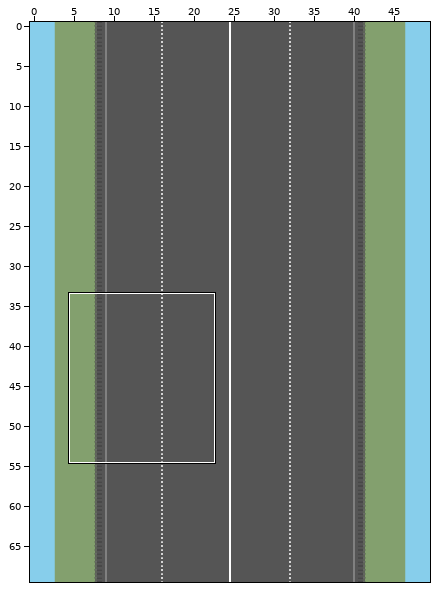
Tiled map -- SAE_DEV/SAE_DEV/Content/mapJour.tmx. Above: a wide view before the commit, with the close-up outlined.
Close-up. First the earlier version:
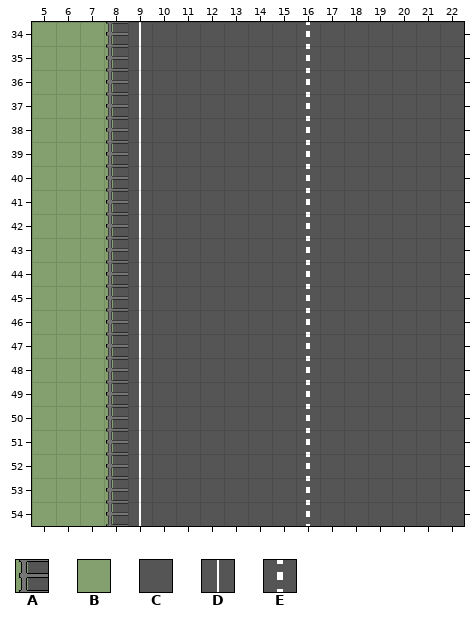
Cells are 32x32 px. Shown: x 5..22, y 34..54. The commit also changed other parts of the map, which this record leaves out.
Key: from "Barrieres": A 0; from "Decor": B 3; from "Route": C 0, D 3, E 4.
_ is an empty cell.
Layer "Calque de Tuiles 1" before, first column x 5:
34 BBBADCCCCCCECCCCCC
35 BBBADCCCCCCECCCCCC
36 BBBADCCCCCCECCCCCC
37 BBBADCCCCCCECCCCCC
38 BBBADCCCCCCECCCCCC
39 BBBADCCCCCCECCCCCC
40 BBBADCCCCCCECCCCCC
41 BBBADCCCCCCECCCCCC
42 BBBADCCCCCCECCCCCC
43 BBBADCCCCCCECCCCCC
44 BBBADCCCCCCECCCCCC
45 BBBADCCCCCCECCCCCC
46 BBBADCCCCCCECCCCCC
47 BBBADCCCCCCECCCCCC
48 BBBADCCCCCCECCCCCC
49 BBBADCCCCCCECCCCCC
50 BBBADCCCCCCECCCCCC
51 BBBADCCCCCCECCCCCC
52 BBBADCCCCCCECCCCCC
53 BBBADCCCCCCECCCCCC
54 BBBADCCCCCCECCCCCC
And afterwards:
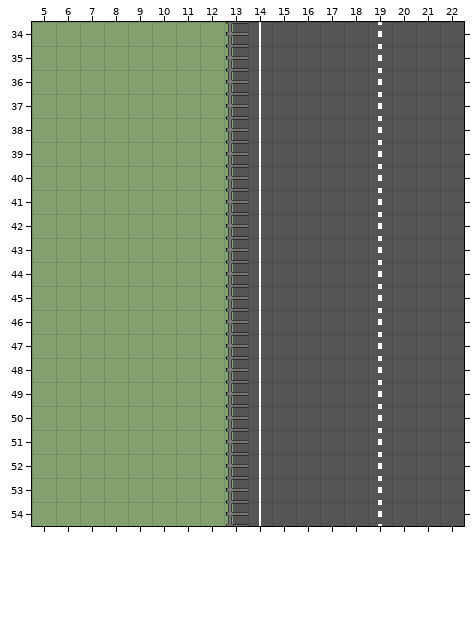
What changed:
Changed rows in their new state; . is an unchanged cell.
Layer "Calque de Tuiles 1":
first column x 8:
34 BBBBBAD.C..E
35 BBBBBAD.C..E
36 BBBBBAD.C..E
37 BBBBBAD.C..E
38 BBBBBAD.C..E
39 BBBBBAD.C..E
40 BBBBBAD.C..E
41 BBBBBAD.C..E
42 BBBBBAD.C..E
43 BBBBBAD.C..E
44 BBBBBAD.C..E
45 BBBBBAD.C..E
46 BBBBBAD.C..E
47 BBBBBAD.C..E
48 BBBBBAD.C..E
49 BBBBBAD.C..E
50 BBBBBAD.C..E
51 BBBBBAD.C..E
52 BBBBBAD.C..E
53 BBBBBAD.C..E
54 BBBBBAD.C..E
